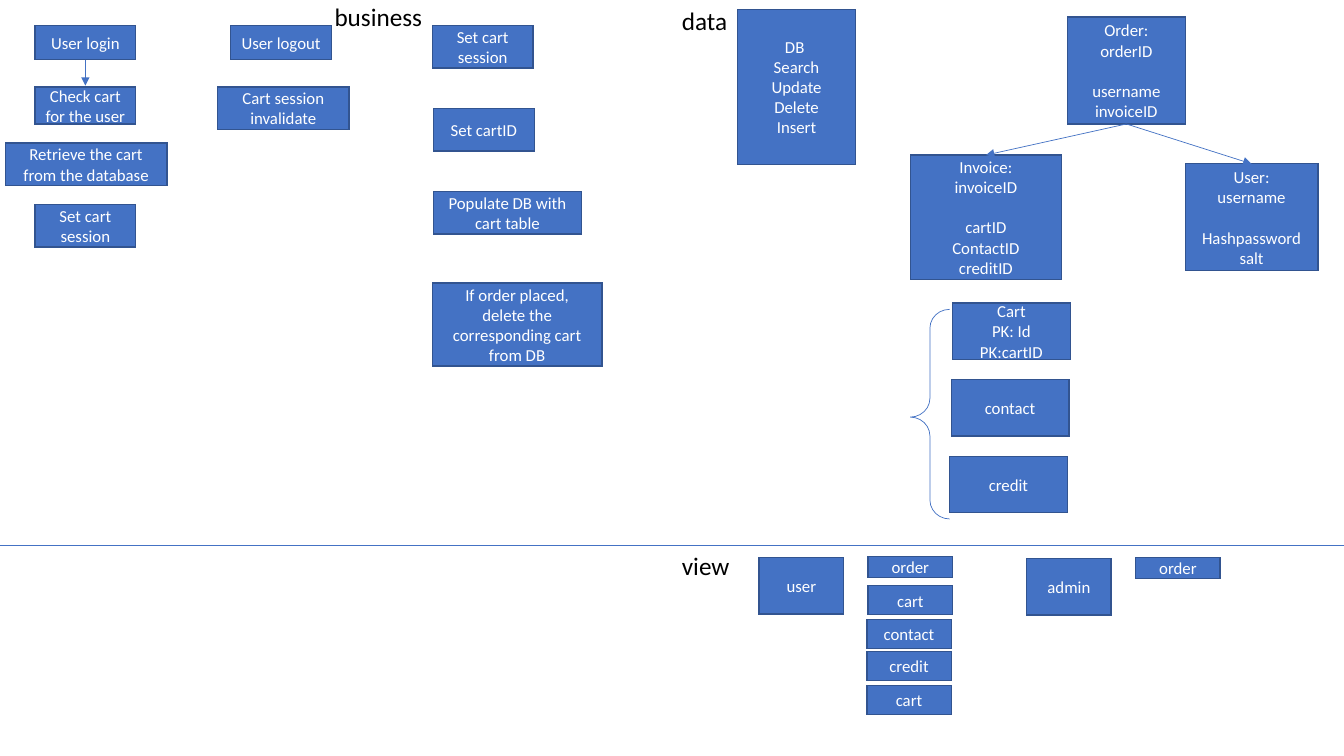
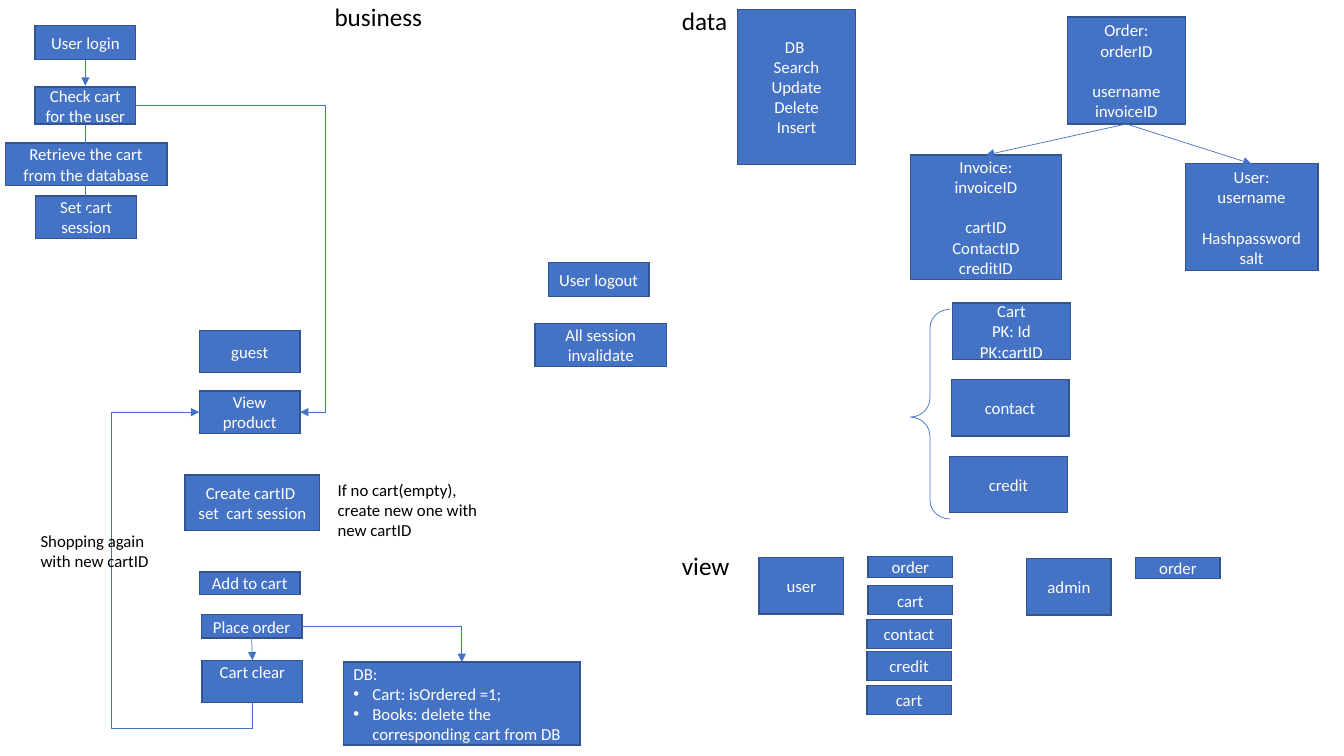
Before and after one commit to sherwinwater/bookstore, a slide deck: slide 1 of build/web/doc/business flow.pptx. Drawn at 1344x756 pixels with LibreOffice and Linux fonts; fonts in the diff are those of the drawing. Boxes give left, top, right and bottom in pixels: in the first picture for what was removed or moved away, otherwise in the second. Text is boxed around its words. In the diff, an @@ line names an element or a change of style, - is before the commit and + after.

```diff
--- a/build/web/doc/business flow.pptx
+++ b/build/web/doc/business flow.pptx
@@ elbow arrow added from (136, 106) to (300, 412), #4472C4 0.5 pt @@
@@ rectangle removed at bbox=[434, 109, 534, 151] @@
-Set cartID
@@ arrow added from (86, 124) to (86, 219), #4472C4 0.5 pt @@
@@ rectangle "Set cart session": place and size @@
-rectangle "Set cart session" at bbox=[35, 205, 136, 247]
+rectangle "Set cart session" at bbox=[35, 196, 136, 238]
@@ rectangle removed at bbox=[434, 192, 582, 234] @@
-Populate DB with cart table
@@ rectangle "User logout": place and size @@
-rectangle "User logout" at bbox=[231, 25, 332, 59]
+rectangle "User logout" at bbox=[548, 262, 649, 296]
@@ rectangle "All session invalidate": place and size @@
-rectangle "All session invalidate" at bbox=[218, 87, 350, 129]
+rectangle "All session invalidate" at bbox=[535, 324, 667, 366]
@@ text in rectangle at bbox=[565, 329, 637, 361]: text changed @@
-Cart session invalidate
+All session invalidate
@@ rectangle added at bbox=[200, 331, 300, 373], fill #4472C4, outline #325491 1 pt, 12 pt, text #FFFFFF @@
+guest
@@ elbow arrow added from (252, 703) to (200, 412), #4472C4 0.5 pt @@
@@ rectangle added at bbox=[200, 391, 300, 434], fill #4472C4, outline #325491 1 pt, 12 pt, text #FFFFFF @@
+View product
@@ rectangle "Create cartID": place and size @@
-rectangle "Create cartID" at bbox=[433, 25, 533, 68]
+rectangle "Create cartID" at bbox=[186, 475, 320, 530]
@@ text in rectangle at bbox=[198, 488, 307, 519]: text changed @@
-Set cart session
+Create cartID
+set cart session
@@ text added at bbox=[338, 484, 477, 536], 12 pt, text #000000 @@
+If no cart(empty), create new one with new cartID
@@ text added at bbox=[41, 533, 148, 571], 12 pt, text #000000 @@
+Shopping again with new cartID
@@ line removed from (0, 545) to (1344, 545) @@
@@ rectangle added at bbox=[200, 572, 300, 595], fill #4472C4, outline #325491 1 pt, 12 pt, text #FFFFFF @@
+Add to cart
@@ rectangle added at bbox=[202, 615, 302, 638], fill #4472C4, outline #325491 1 pt, 12 pt, text #FFFFFF @@
+Place order
@@ elbow arrow added from (302, 627) to (462, 662), #4472C4 0.5 pt @@
@@ arrow added from (252, 638) to (252, 660), #4472C4 0.5 pt @@
@@ rectangle added at bbox=[202, 660, 302, 703], fill #4472C4, outline #325491 1 pt, 12 pt, text #FFFFFF @@
+Cart clear
@@ rectangle "DB:": place and size @@
-rectangle "DB:" at bbox=[433, 283, 602, 366]
+rectangle "DB:" at bbox=[344, 662, 581, 745]
@@ text in rectangle at bbox=[353, 669, 560, 745]: text changed @@
-If order placed, delete the corresponding cart from DB
+DB:
+• Cart: isOrdered =1;
+• Books: delete the corresponding cart from DB
```
Also in this commit, not shown: 30 other files.
